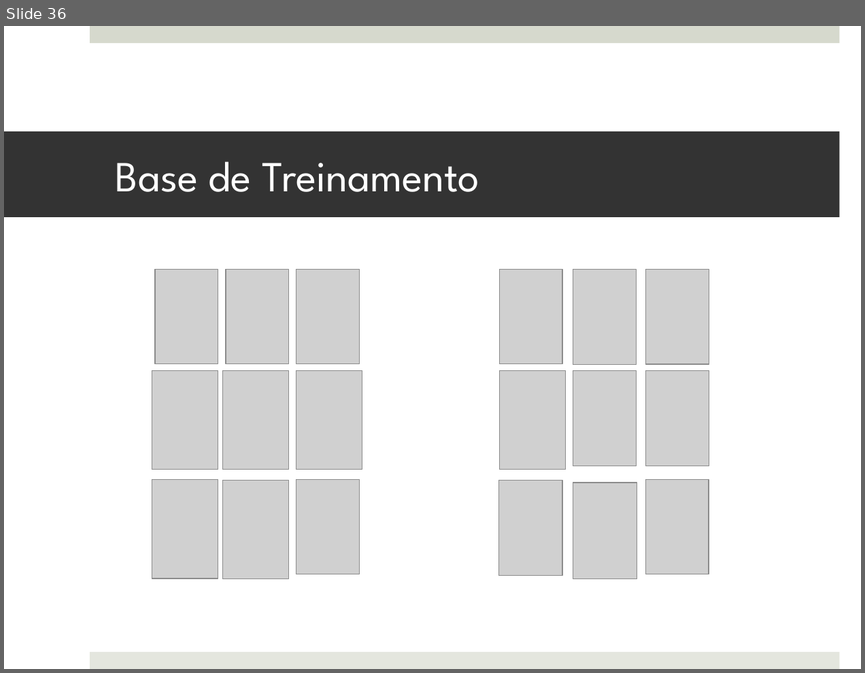
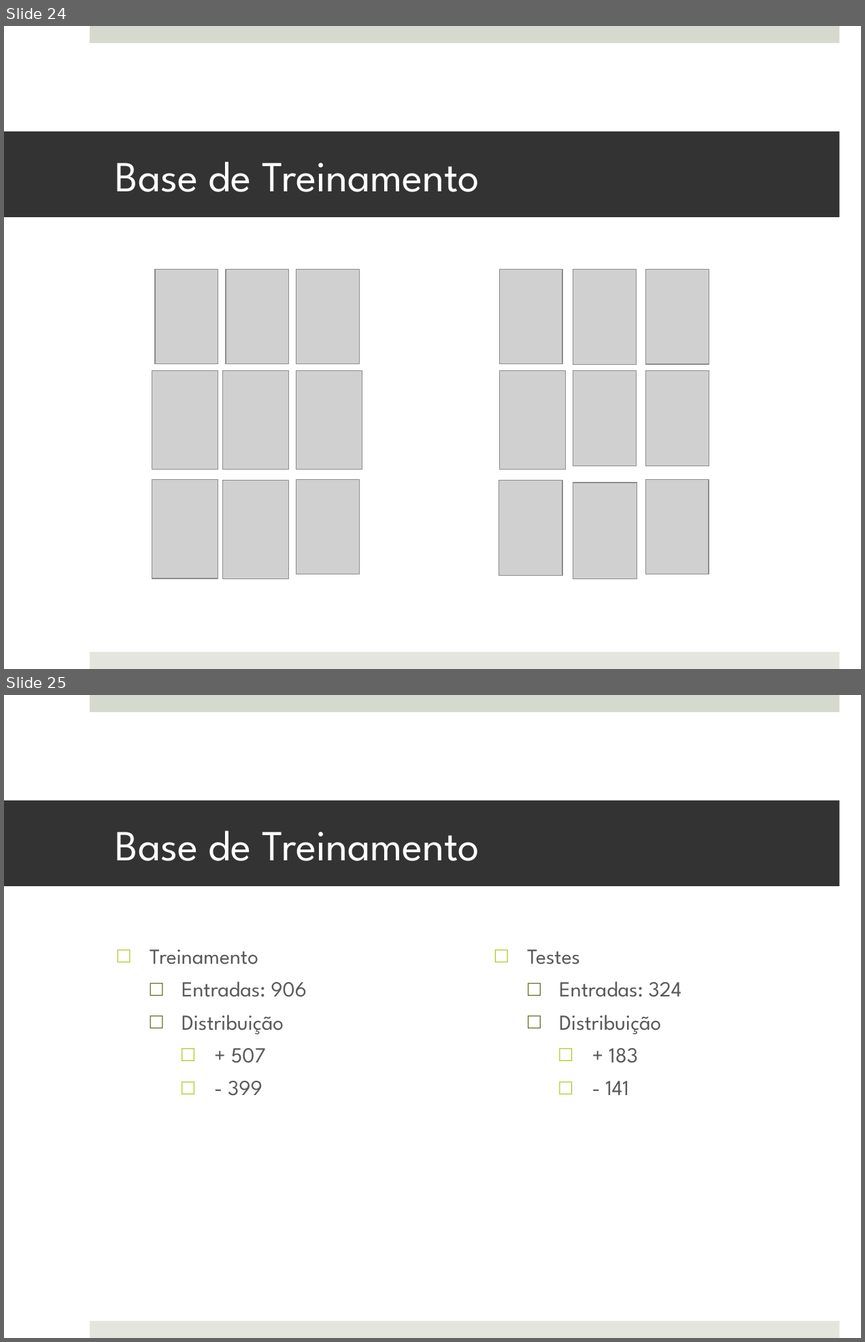
Before and after one commit to MarioBajr/Redes-Neurais, a slide deck: projeto PI.pptx. Shown one above the other, each under a label of ours: slide 36 before the commit, slides 24 and 25 after it. The pictures are 865x673 and 865x1342 pixels, drawn with LibreOffice and Linux fonts; fonts in the diff are those of the drawing; grey boxes stand for pictures. Boxes give left, top, right and bottom in pixels: in the first picture for what was removed or moved away, otherwise in the second. Text is boxed around its words. In the diff, an @@ line names an element or a change of style, - is before the commit and + after.

```diff
--- a/projeto PI.pptx
+++ b/projeto PI.pptx
@@ slide 25 added at (4,695,861,1338), background #FFFFFF; not listed: 2 template elements that a slide beside it also shows @@
@@ title added at (4,800,839,886), fill #333333, 36 pt, text #FFFFFF @@
+Base de Treinamento
@@ text added at (150,949,307,1096), 18 pt, text #595959 @@
+□ Treinamento
+  □ Entradas: 906
+  □ Distribuição
+    □ + 507
+    □ - 399
@@ text added at (527,949,682,1095), 18 pt, text #595959 @@
+□ Testes
+  □ Entradas: 324
+  □ Distribuição
+    □ + 183
+    □ - 141
@@ what was slide 36 is now slide 24 @@
```
Also in this commit, not shown: 1 slide changed.
